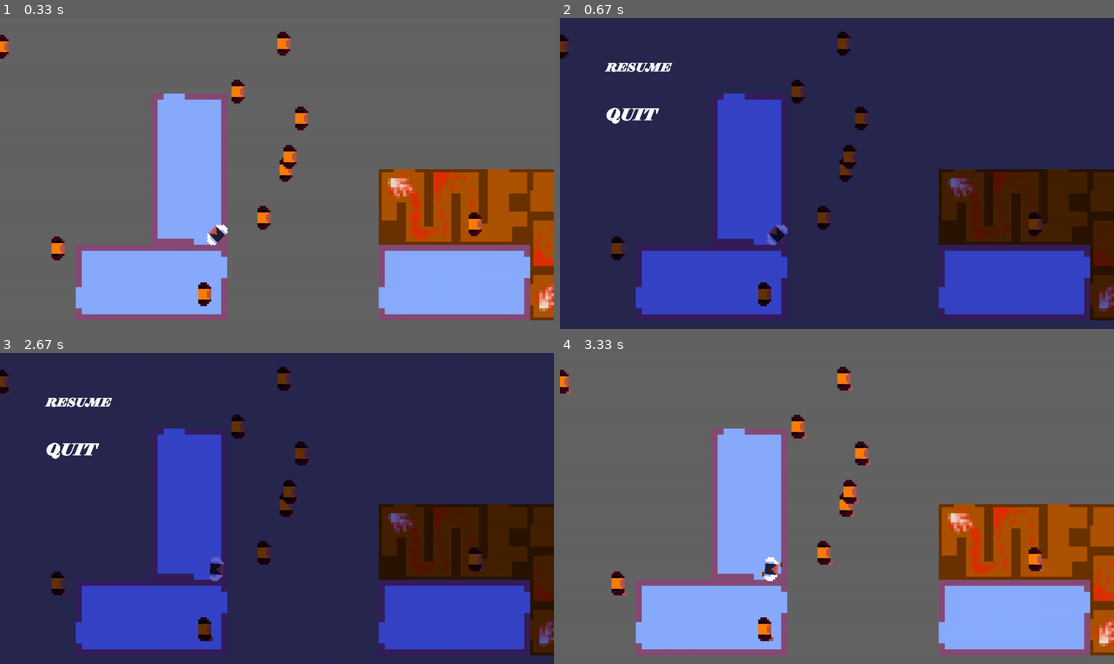
Above: before the commit, frames 1-4 (two rows, left to right).
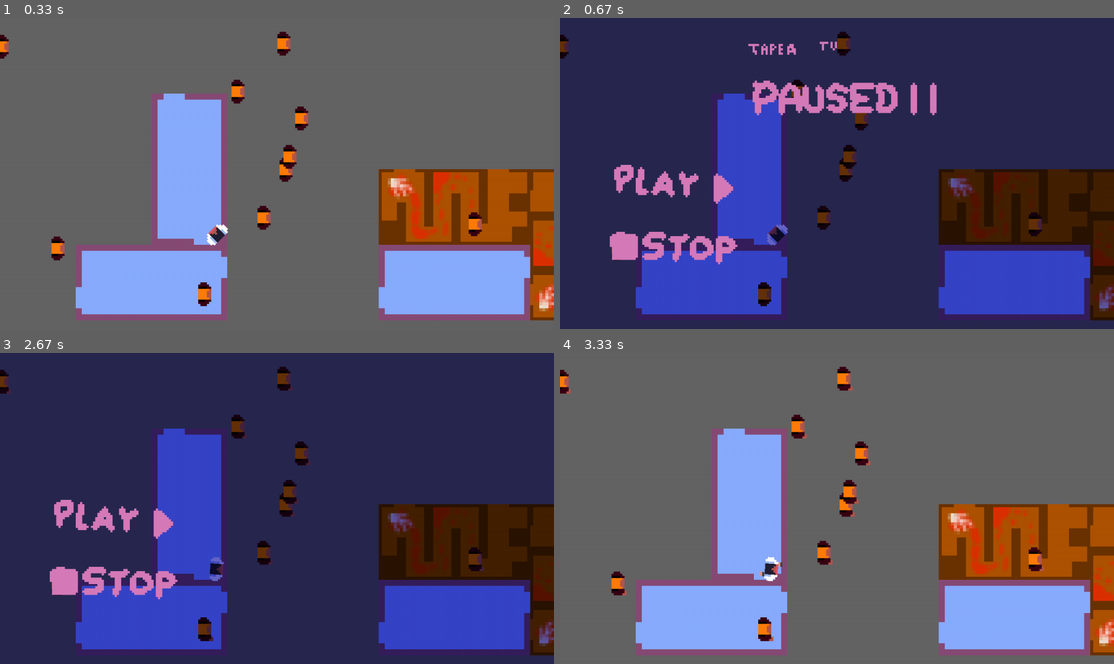
Above: after the commit, the same moments.

Repository: LeanHydra84/PyGames-2023
Game: pygame game, started from main.py
Same seed, same stepped clock (60 frames per second), same inputs: the game is played once before the commit and once after it.
Inputs (mouse positions are in pixels of both pictures, inside the frame that each line leads up to):
- Up to frame 1 (0.33 s): no input
- Up to frame 2 (0.67 s): tap Esc at 0.33 s
- Up to frame 3 (2.67 s): hold D 0.67-1.13 s; tap J at 0.73, 1.03, 1.23 s; hold W 1.17-1.47 s; move the mouse to (277, 530) at 1.2 s; click (332, 576) at 1.55 s; tap Esc at 2.33 s
- Up to frame 4 (3.33 s): hold A 2.67-3.2 s; tap J at 2.73, 3.03, 3.3 s; hold S from 3.23 s (still down); move the mouse to (1041, 617) at 3.27 s

Frame 1 is identical in both runs. In frame 2, 4.8% of the frame differs, in the area x 8-68%, y 7-80%; in frame 3, 2.7%; in frame 4, nothing differs.

Commit message:
Updated pause menu

Diff:
--- a/capture/menu.py
+++ b/capture/menu.py
@@ -22,8 +22,15 @@
         capturestate.CaptureState.__init__(self, state)
 
         self.multColor = pygame.Color(100, 100, 100, 255)
+
         self.group = pygame.sprite.Group()
+
+        self.blinkstate = False
+        self.static_blink_frame = 0
+        self.static_blink_time = 40
+
         self.buttons = []
+        self.blink = []
 
     def get_onclick(self, pos):
         for sprite in self.buttons:
@@ -49,26 +56,52 @@
         clicked[1]()
 
 
-    def add_static(self, sprite):
+    def add_static(self, sprite, doesblink = False):
         self.group.add(sprite)
+        if doesblink:
+            self.blink.append(sprite)
 
     def add_button(self, sprite, behavior):
         self.buttons.append((sprite, behavior))
         self.group.add(sprite)
 
-def build_pause_menu(state_object) -> OverlayMenu:
+    def invert_blink_state(self):
+        self.blinkstate = not self.blinkstate
+        for x in self.blink:
+            if self.blinkstate:
+                x.kill()
+            else:
+                self.group.add(x)
+
+    def update(self):
+        self.static_blink_frame += 1
+        if self.static_blink_frame >= self.static_blink_time:
+            self.static_blink_frame = 0
+            self.invert_blink_state()
+
+def build_pause_menu(state_object, btnScale) -> OverlayMenu:
 
     menu = OverlayMenu(state_object)
     menu.multColor = pygame.Color(100, 100, 200, 255)
 
-    resume = MenuButton(pygame.image.load("assets\\menu_test\\resume_sprite.png").convert_alpha())
+    headerIMG = pygame.transform.scale_by(pygame.image.load("assets\\menu_test\\header.png").convert_alpha(), btnScale)
+    header = pygame.sprite.Sprite()
+    header.image = headerIMG
+    header.rect = headerIMG.get_rect()
+    header.rect.centerx = 640
+    header.rect.y = 25
+    menu.add_static(header, True)
+
+    resumeIMG = pygame.transform.scale_by(pygame.image.load("assets\\menu_test\\play.png").convert_alpha(), btnScale)
+    resume = MenuButton(resumeIMG)
     resume.hoverColor = pygame.Color(50, 200, 100, 255)
-    resume.rect.topleft = (100, 100)
+    resume.rect.topleft = (100, 300)
     menu.add_button(resume, lambda: (menu.togglecapture(), state_object.unpause()))
 
-    quit = MenuButton(pygame.image.load("assets\\menu_test\\quit_sprite.png").convert_alpha())
+    quitIMG = pygame.transform.scale_by(pygame.image.load("assets\\menu_test\\stop.png").convert_alpha(), btnScale)
+    quit = MenuButton(quitIMG)
     quit.hoverColor = pygame.Color(200, 50, 100, 255)
-    quit.rect.topleft = (100, 200)
+    quit.rect.topleft = (100, 450)
     menu.add_button(quit, state_object.quit)
 
     return menu
--- a/capture/textobject.py
+++ b/capture/textobject.py
@@ -127,7 +127,7 @@
 
             self.compile()
 
-            if self.is_complete():
+            if self.is_complete() and self.callback != None:
                 self.callback()
 
 
--- a/main.py
+++ b/main.py
@@ -78,7 +78,7 @@
     for i in range(10):
         init_enemy(layers, state)
 
-    pauseMenu = build_pause_menu(state)
+    pauseMenu = build_pause_menu(state, 5)
     text = Textbox(state)
 
     keys = state.keys
@@ -155,6 +155,5 @@
         pygame.display.flip()
 
 
-
 if __name__ == "__main__":
     main()
Binary file added: assets/menu_test/header.png
Binary file added: assets/menu_test/play.png
Binary file added: assets/menu_test/stop.png
